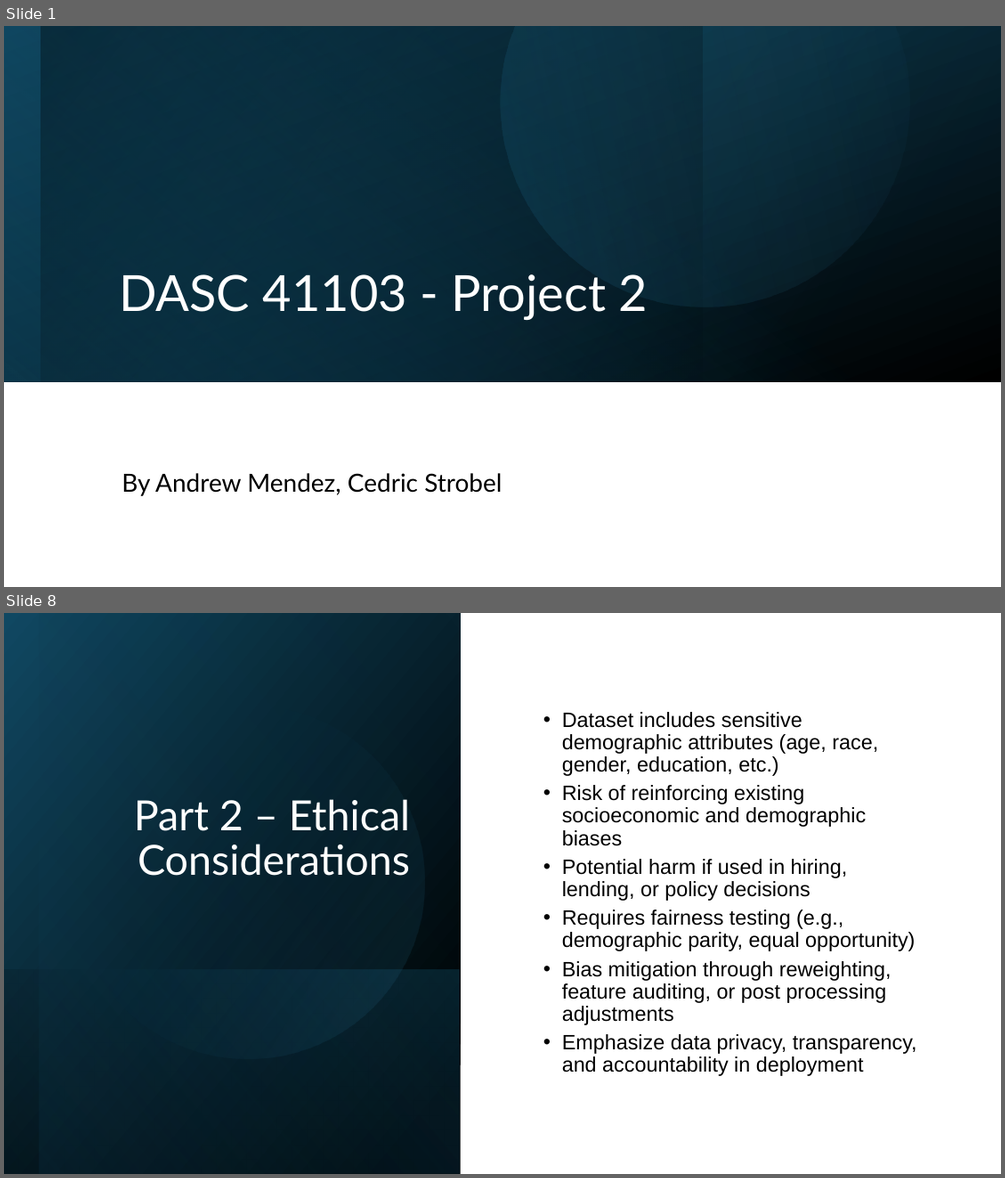
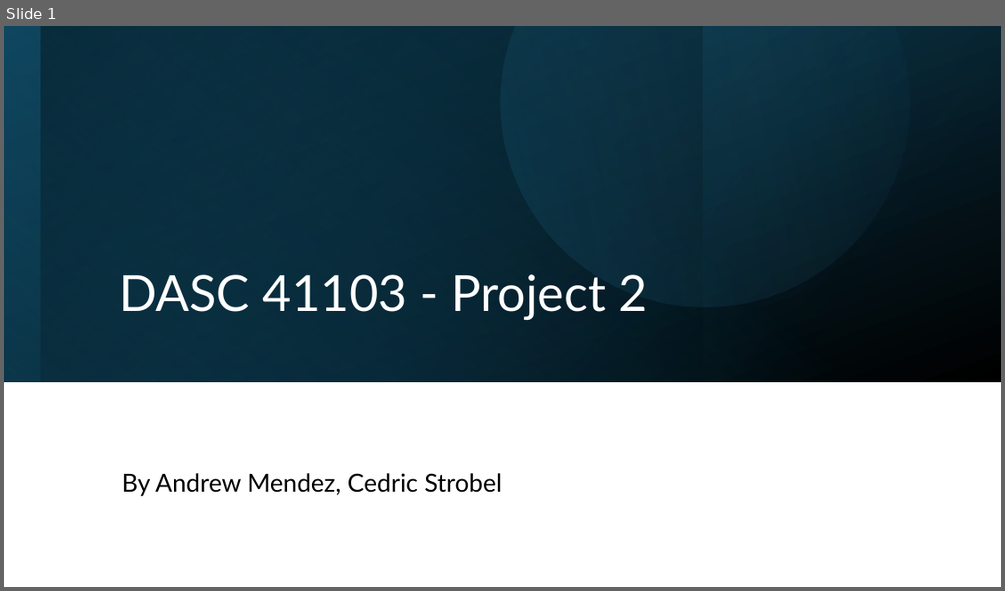
Before and after one commit to cedricstrobel/DASC_Project3, a slide deck: Project_3_Powerpoint.pptx. Shown one above the other, each under a label of ours: slides 1 and 8 before the commit, slide 1 after it; the slides between them are not shown. The pictures are 1005x1178 and 1005x591 pixels, drawn with LibreOffice and Linux fonts; fonts in the diff are those of the drawing. Boxes give left, top, right and bottom in pixels: in the first picture for what was removed or moved away, otherwise in the second. Text is boxed around its words. In the diff, an @@ line names an element or a change of style, - is before the commit and + after.

```diff
--- a/Project_3_Powerpoint.pptx
+++ b/Project_3_Powerpoint.pptx
@@ slide 8 removed at bbox=[4, 613, 1001, 1174], background #FFFFFF @@
@@ rectangle removed at bbox=[4, 613, 461, 1174] @@
@@ rectangle removed at bbox=[40, 613, 461, 1174] @@
@@ ellipse removed at bbox=[40, 674, 456, 1090] @@
@@ text removed at bbox=[562, 712, 917, 1076] @@
-• Dataset includes sensitive demographic attributes (age, race, gender, education, etc.)
-• Risk of reinforcing existing socioeconomic and demographic biases
-• Potential harm if used in hiring, lending, or policy decisions
-• Requires fairness testing (e.g., demographic parity, equal opportunity)
-• Bias mitigation through reweighting, feature auditing, or post processing adjustments
-• Emphasize data privacy, transparency, and accountability in deployment
@@ title removed at bbox=[134, 799, 410, 876] @@
-Part 2 – Ethical Considerations
@@ rectangle removed at bbox=[4, 969, 460, 1174] @@
```
Also in this commit, not shown: 1 slide changed, 18 slides added, 6 other slides removed, 26 other files.
